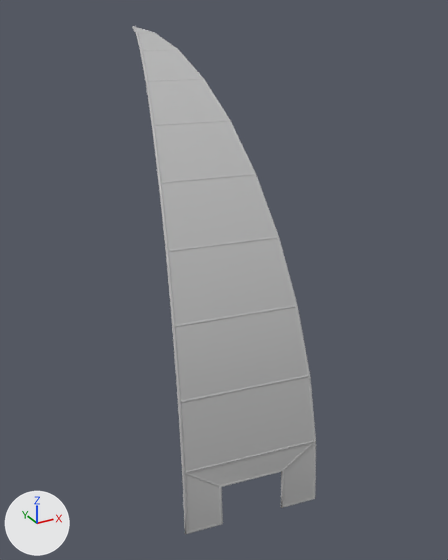
The FBX model Assets/Art/Models/RefinedModularKit/Modular_DomePanel_withDoorway.fbx as it was, and as the next commit left it.
Rendered twice from a camera (50 mm lens) standing at (-0.294, -0.759, 0.023) and looking at (-0.01, -0.243, -0.235). Lighting does not change. The marker at lower left points along +X, +Y and +Z. The picture after the commit comes second. Where no turn or scale is listed for an object, it has been applied to the vertices. Vertices at exactly the same position are counted once.

Before the edit, the objects in view are built like this:
```python
me_mesh = bpy.data.meshes.new('Mesh')
me_mesh.from_pydata(...)  # 50 vertices, 49 faces; spans x -0.124..0.0, y -0.402..0.0, z -0.4..0.002
# faces by material slot: [24, 25]
me_mesh.materials.append(mat_default_material)  # grey #bcbcbc
me_mesh.materials.append(mat_standardsurface1)  # grey #aaaaaa
me_mesh_001 = bpy.data.meshes.new('Mesh.001')
me_mesh_001.from_pydata(...)  # 553 vertices, 552 faces; spans x -0.125..0.001, y -0.402..0.009, z -0.401..0.003
me_mesh_001.materials.append(mat_default_material)  # grey #bcbcbc
me_mesh_002 = bpy.data.meshes.new('Mesh.002')
me_mesh_002.from_pydata(...)  # 448 vertices, 360 faces; spans x -0.123..0.001, y -0.397..-0.058, z -0.361..-0.003
me_mesh_002.materials.append(mat_default_material)  # grey #bcbcbc
ob_domepanel = bpy.data.objects.new('DomePanel', me_mesh)
ob_domepanel.location = (0.0, 0.0, 0.0)
ob_frame = bpy.data.objects.new('Frame', me_mesh_001)
ob_frame.location = (0.0, 0.0, 0.0)
ob_subframes = bpy.data.objects.new('Subframes', me_mesh_002)
ob_subframes.location = (0.0, 0.0, 0.0)
```
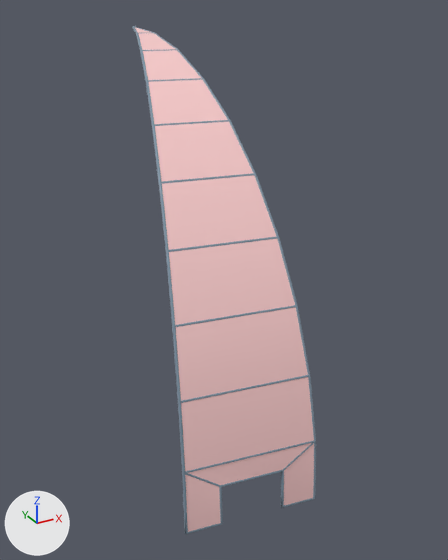
Where the change shows, as pixel boxes [x1, y1, x2, y2] in the pictures (448 x 560 px):
```json
{"part": 1, "of": "me_mesh", "change": "recoloured", "before": [136, 28, 314, 532], "after": [136, 28, 314, 532], "on screen": "grey to pink"}
```

Scene script edits in JSON lines:
```json
{"op": "add", "block": "mat_mat_dome", "code": ["mat_mat_dome = principled_material('Mat_Dome')", "mat_mat_dome.base_color = (1.0, 0.628, 0.628)  # pink #ffd0d0"]}
{"block": "me_mesh", "where": "me_mesh.from_pydata(...)  # 50 vertices, 49 faces; spans x -0.124..0.0, y -0.402..0.0, z -0.4..0.002"}
{"block": "me_mesh", "where": "# used by ob_domepanel; location = (0.0, 0.0, 0.0)"}
{"block": "me_mesh", "change": "me_mesh part 1: all 24 faces that had it switch from mat_default_material (grey #bcbcbc) to mat_mat_dome (pink #ffd0d0)"}
```
